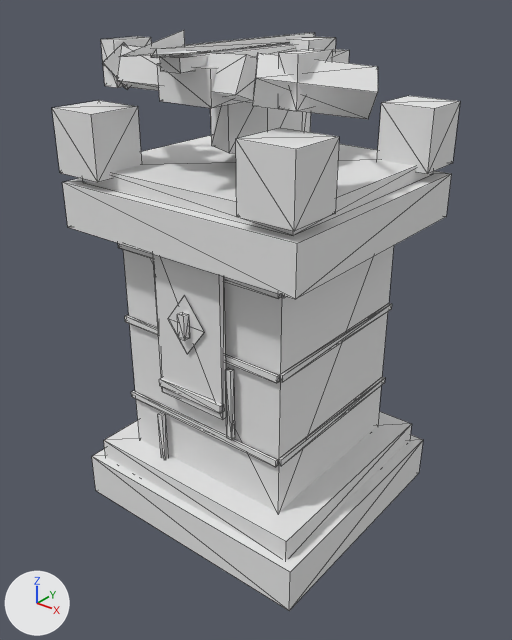
Before and after pictures for a commit that changed the FBX model factory/unity-src/hyeopgok-sasu/Resources/HyeopgokSasu/Models/tower.fbx.
Both versions are drawn from a 50 mm lens placed at (1.71, -2.17, 2.21), pointed at (0.05, -0.09, 0.92). Every picture has the same lights, and +X, +Y and +Z are marked at lower left. The first picture is the older version. Mesh edges are drawn as thin lines. Where no turn or scale is listed for an object, it has been applied to the vertices. Vertices at exactly the same position are counted once.

Before the edit, the objects in view are built like this:
```python
me_tower_mesh = bpy.data.meshes.new('tower_mesh')
me_tower_mesh.from_pydata(...)  # 293 vertices, 430 faces; spans x -0.62..0.62, y -0.68..0.54, z 0.0..2.05
me_tower_mesh.materials.append(mat_tower_vertexpalette)  # white #e7e7e7
ob_tower = bpy.data.objects.new('tower', me_tower_mesh)
ob_tower.location = (0.0, 0.0, 0.0)
```
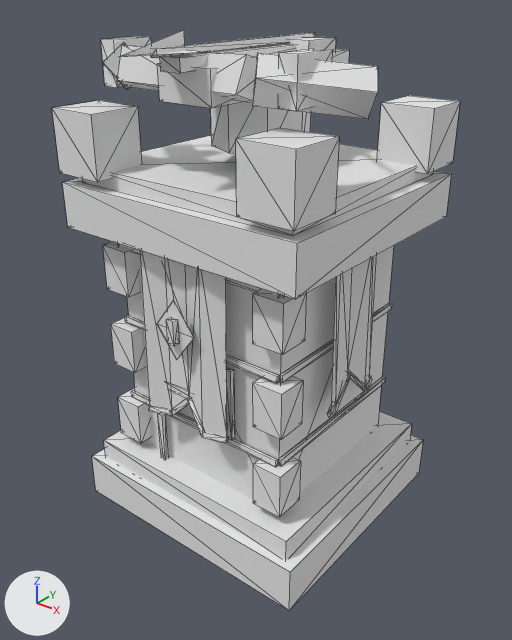
The edits, one by one:
me_tower_mesh is used by ob_tower; location (0.0, 0.0, 0.0).
me_tower_mesh had 293 vertices, 430 faces and spanned x -0.62..0.62, y -0.68..0.54, z 0.0..2.05.
me_tower_mesh now has 441 vertices, 638 faces and spans x -0.62..0.62, y -0.68..0.54, z 0.0..2.05.
me_tower_mesh part 1: a new loose piece, a box spanning x -0.45..-0.32, y -0.45..-0.32, z 0.34..0.53, in mat_tower_vertexpalette (white #e7e7e7).
me_tower_mesh part 2: a new loose piece, a box spanning x 0.32..0.45, y -0.45..-0.32, z 0.34..0.53, in mat_tower_vertexpalette (white #e7e7e7).
me_tower_mesh part 3: a new loose piece, a box spanning x -0.45..-0.32, y -0.45..-0.32, z 0.7..0.89, in mat_tower_vertexpalette (white #e7e7e7).
me_tower_mesh part 4: a new loose piece, a box spanning x 0.32..0.45, y -0.45..-0.32, z 0.7..0.89, in mat_tower_vertexpalette (white #e7e7e7).
me_tower_mesh part 5: a new loose piece, a box spanning x -0.45..-0.32, y -0.45..-0.32, z 1.04..1.24, in mat_tower_vertexpalette (white #e7e7e7).
me_tower_mesh part 6: a new loose piece, a box spanning x 0.32..0.45, y -0.45..-0.32, z 1.04..1.24, in mat_tower_vertexpalette (white #e7e7e7).
me_tower_mesh part 7: the loose piece of 8 vertices spanning x 0.17..0.19, y -0.43..-0.41, z 0.57..0.88 is copied, and the copy is multiplied about its middle by the matrix ((0.333, -0.269, 0.113), (-0.269, -0.217, 0.277), (-0.113, -0.277, -0.326)), then moved by (0.28, 0.46, 0.0); it spans x 0.43..0.5, y -0.01..0.1, z 0.66..0.78.
me_tower_mesh part 8: the loose piece of 4 vertices spanning x -0.09..0.09, y -0.46, z 0.9..1.14 is moved by (0.0, -0.06, 0.0).
me_tower_mesh part 9: the loose piece of 4 vertices spanning x -0.09..0.09, y -0.45, z 0.9..1.14 is moved by (0.0, -0.06, 0.0).
me_tower_mesh part 10: the loose piece of 8 vertices spanning x -0.02..0.02, y -0.48..-0.45, z 0.97..1.07 is moved by (0.0, -0.06, 0.0).
Part 11, on me_tower_mesh:
77 vertices are added at x -0.2..0.49, y -0.5..0.17, z 0.58..1.36.
9 new vertices lie (0.1, 0.03, 0.0) away from vertices in x -0.2..0.1, y -0.5..-0.48, z 0.58..1.34.
6 new vertices lie (0.0, 0.0, 0.04) away from vertices in x -0.2..0.49, y -0.5..0.17, z 1.28..1.32.
124 new faces join them.

Location of each change, (x1, y1, x2, y2) in pixels of the pictures (512 x 640 px; the box of a moved part takes in the faces that stretch with it):
part 1 of me_tower_mesh, added
    after: (118, 388, 151, 443)
part 2 of me_tower_mesh, added
    after: (253, 457, 301, 517)
part 3 of me_tower_mesh, added
    after: (111, 318, 145, 373)
part 4 of me_tower_mesh, added
    after: (253, 376, 303, 440)
part 5 of me_tower_mesh, added
    after: (103, 242, 140, 297)
part 6 of me_tower_mesh, added
    after: (253, 291, 306, 355)
part 7 of me_tower_mesh, added
    after: (348, 371, 367, 391)
part 8 of me_tower_mesh, moved or reshaped
    before: (168, 296, 204, 354)
    after: (173, 300, 194, 358)
part 9 of me_tower_mesh, moved or reshaped
    before: (184, 295, 205, 353)
    after: (157, 301, 193, 360)
part 10 of me_tower_mesh, moved or reshaped
    before: (177, 312, 190, 341)
    after: (166, 318, 179, 346)
part 11 of me_tower_mesh, added
    after: (140, 250, 377, 443)
